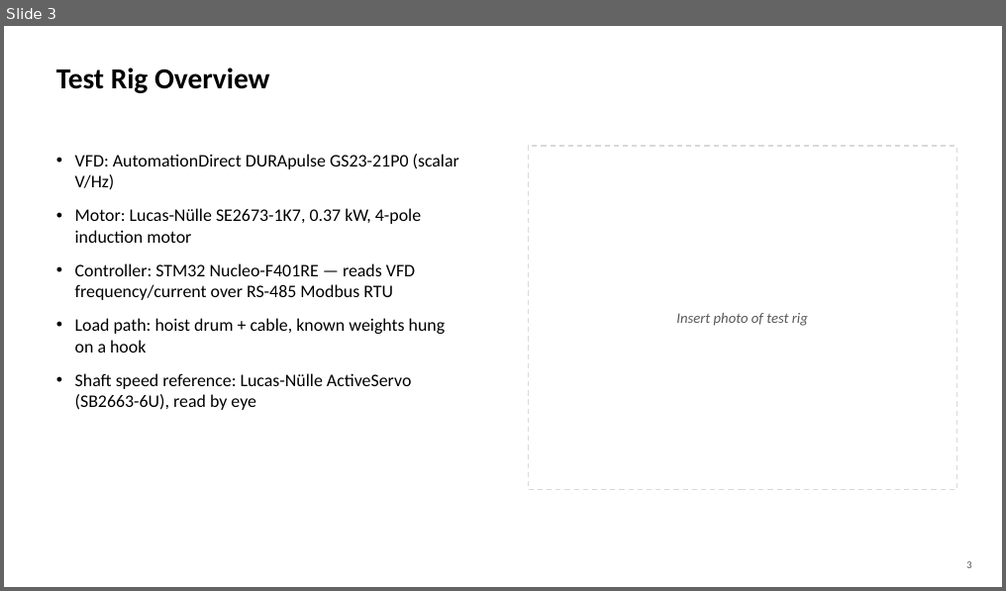
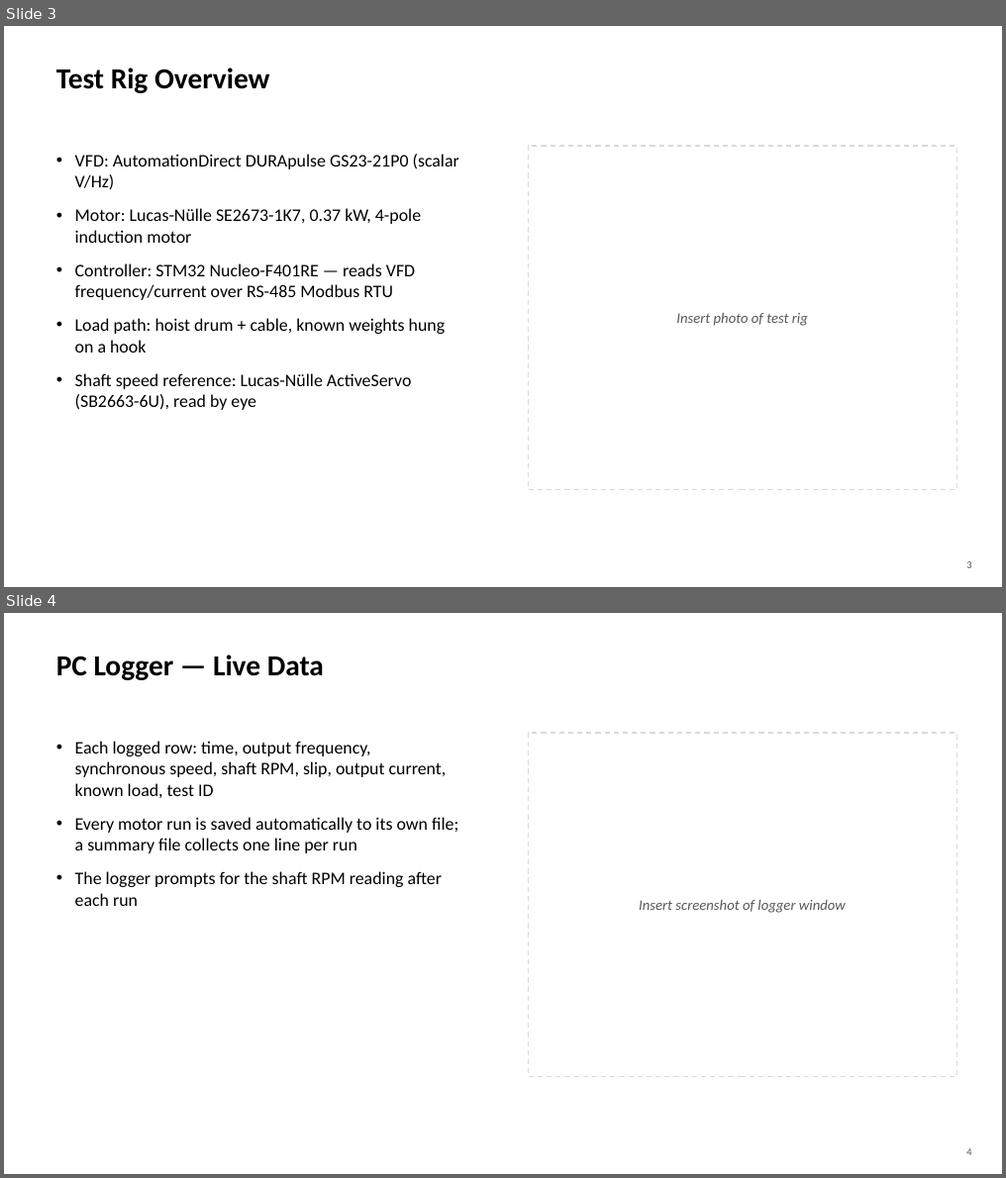
Before and after one commit to David-4529/Capstone, a slide deck: docs/Capstone_Progress_Update.pptx. Shown one above the other, each under a label of ours: slide 3 before the commit, slides 3 and 4 after it. The pictures are 1006x591 and 1006x1178 pixels, drawn with LibreOffice and Linux fonts; fonts in the diff are those of the drawing. Boxes give left, top, right and bottom in pixels: in the first picture for what was removed or moved away, otherwise in the second. Text is boxed around its words. In the diff, an @@ line names an element or a change of style, - is before the commit and + after.

```diff
--- a/docs/Capstone_Progress_Update.pptx
+++ b/docs/Capstone_Progress_Update.pptx
@@ slide 4 added at [4,613,1002,1174], background #FFFFFF @@
@@ text added at [56,655,324,680], 28 pt, text #000000, bold @@
+PC Logger — Live Data
@@ text added at [75,741,458,906], 17 pt, text #000000 @@
+• Each logged row: time, output frequency, synchronous speed, shaft RPM, slip, output current, known load, test ID
+• Every motor run is saved automatically to its own file; a summary file collects one line per run
+• The logger prompts for the shaft RPM reading after each run
@@ rectangle added at [528,733,957,1077], fill #FFFFFF, outline #D9D9D9 1.25 pt dashed @@
@@ text added at [639,900,846,913], 14 pt, text #595959, italic @@
+Insert screenshot of logger window
@@ text added at [966,1149,971,1156], 10 pt, text #595959 @@
+4
```
Also in this commit, not shown: 5 slides changed, 1 other slide added.
